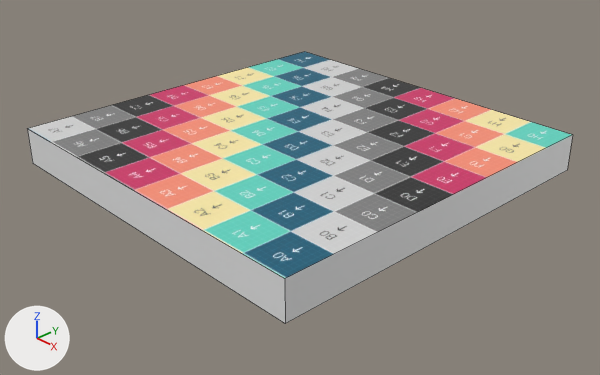
The Blender file Asset/map.blend, before and after one commit.
Both versions are drawn from a 50 mm camera at (14.63, -13.68, 8.71) aimed at (0.36, -0.26, -0.9). The axes (+X, +Y, +Z) are drawn at lower left. The lights are the same throughout. The first picture is the older version. Mesh edges are drawn as thin lines.
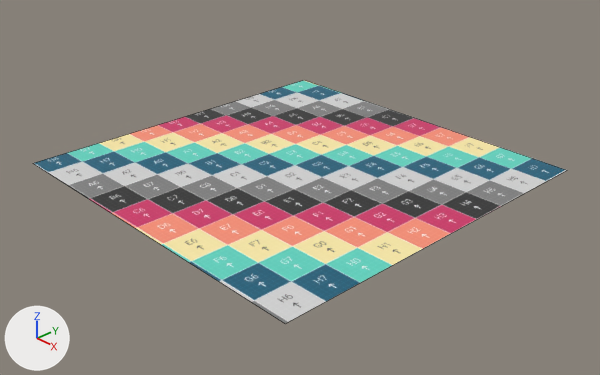
The newer file is also turned or shifted as a whole; pictures and numbers use the older file's frame.

The change, as a list of edits to the scene's bpy script:
```text
Change me_cube:
    used by ob_cube; location = (0.0, 0.0, 0.0)
    verts and faces of me_cube; kept vertices keep their numbers, new ones are numbered from 8
    before: 0 (5.0, 5.0, 0.5) at pixel (572, 134), 1 (5.0, 5.0, -0.5) at pixel (567, 170), 2 (5.0, -5.0, 0.5) at pixel (284, 278), 3 (5.0, -5.0, -0.5) at pixel (285, 323), 4 (-5.0, 5.0, 0.5) at pixel (304, 51)
    before: 5 (-5.0, 5.0, -0.5), 6 (-5.0, -5.0, 0.5) at pixel (27, 128), 7 (-5.0, -5.0, -0.5) at pixel (32, 163)
    remove me_cube.from_pydata(...)  # 8 vertices, 6 faces; spans x -5.0..5.0, y -5.0..5.0, z -0.5..0.5
    add me_cube.from_pydata(...)  # 4 vertices, 1 face; spans x -5.0..5.0, y -5.0..5.0, z -0.5
    me_cube part 1
    add delete_vertices([0, 2, 4, 6])  # with the faces that use them
    add delete_faces([(1, 3, 7, 5)])
    add faces += [(1, 5, 7, 3)]
    me_cube part 2: 1 kept faces spanning x -5.0..5.0, y -5.0..5.0, z -0.5 get new texture (UV) coordinates
    remove me_cube.materials.append(mat_マテリアル)  # white #e7e7e7
```

Boxes (x1, y1, x2, y2) around the edits, measured in the pictures (600 x 375 px):
'Cube', reshaped (10% shorter): before (27, 52, 573, 324); after (33, 80, 567, 324)
part 1 of me_cube, cut back: before (27, 52, 573, 324)
part 2 of me_cube, surface changed: after (33, 80, 567, 324)
